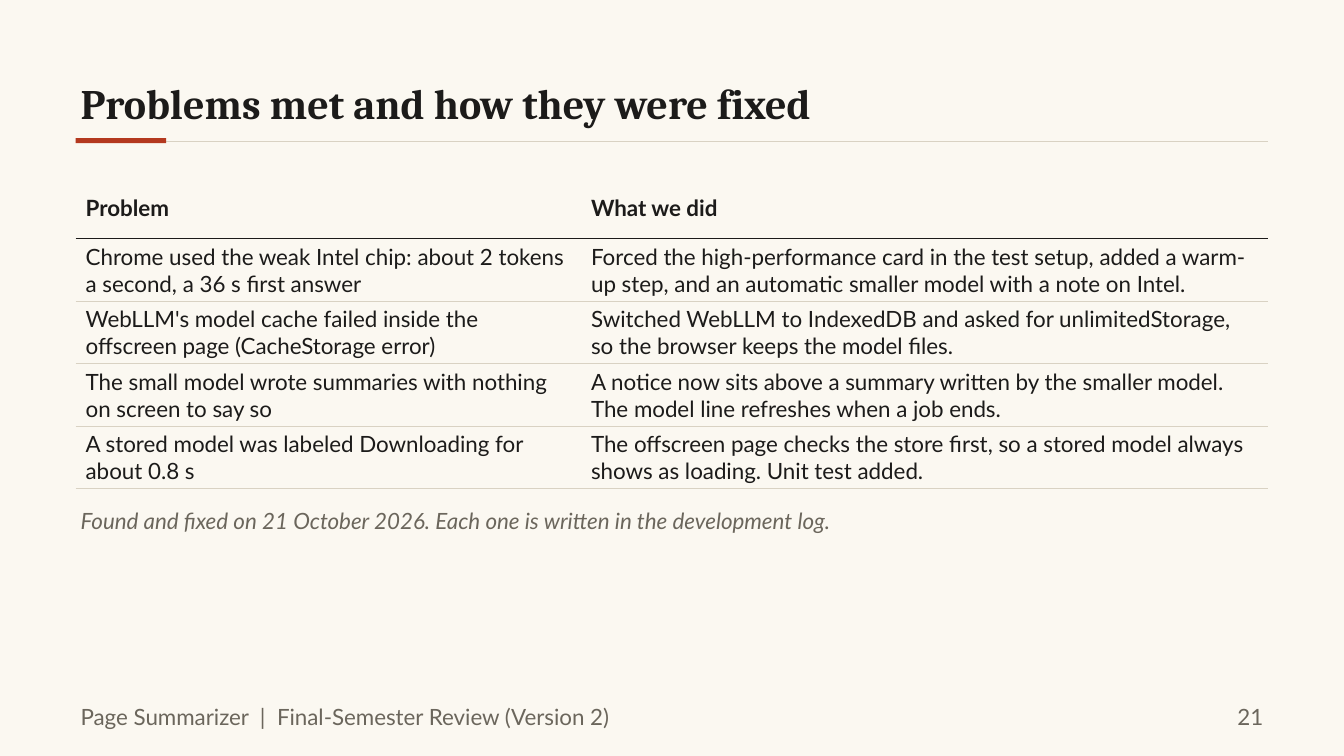
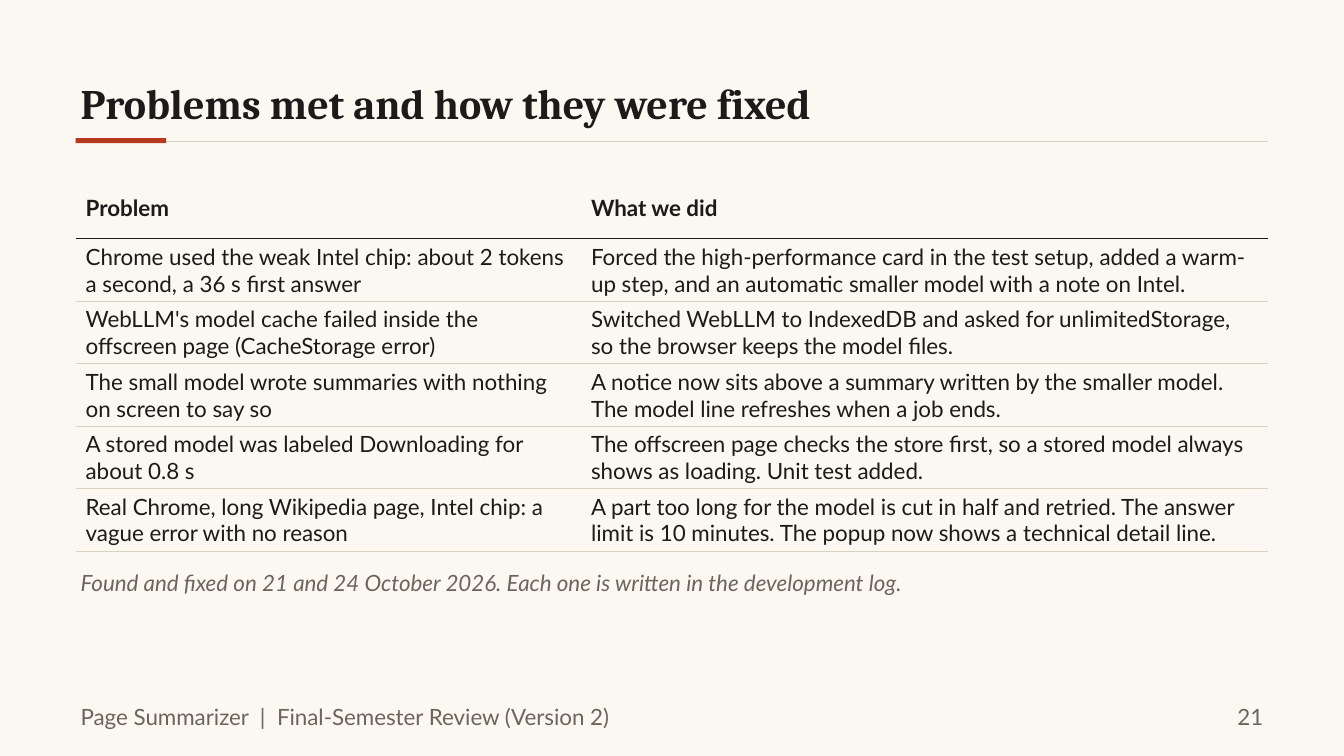
Before and after one commit to Vickey-vijay/DISSCO_web-page-summarizer, a slide deck: slide 21 of finalsem/docs/ppt/FinalSem_Deck.pptx. Drawn at 1344x756 pixels with LibreOffice and Linux fonts; fonts in the diff are those of the drawing. Boxes give left, top, right and bottom in pixels: in the first picture for what was removed or moved away, otherwise in the second. Text is boxed around its words. In the diff, an @@ line names an element or a change of style, - is before the commit and + after.

```diff
--- a/finalsem/docs/ppt/FinalSem_Deck.pptx
+++ b/finalsem/docs/ppt/FinalSem_Deck.pptx
@@ table at [76, 176, 1268, 552] @@
+row 6: Real Chrome, long Wikipedia page, Intel chip: a vague error with no reason | A part too long for the model is cut in half and retried. The answer limit is 10 minutes. The popup now shows a technical detail line.
@@ text at [81, 574, 902, 595]: text changed @@
-Found and fixed on 21 October 2026. Each one is written in the development log.
+Found and fixed on 21 and 24 October 2026. Each one is written in the development log.
```
Also in this commit, not shown: 2 other slides changed, 40 other files.
